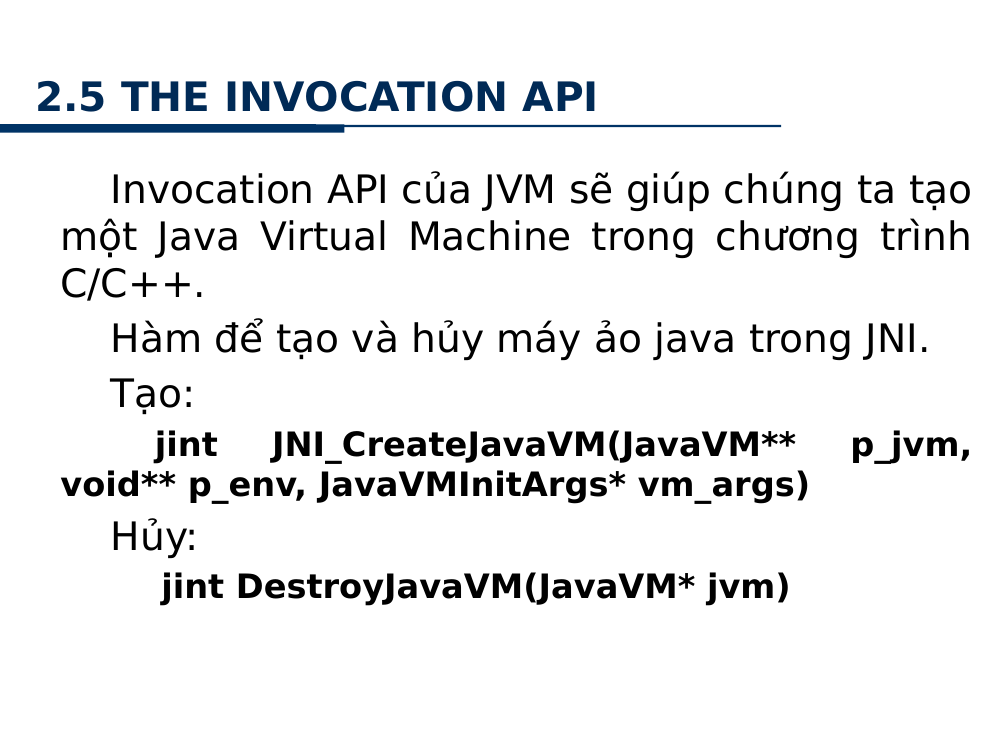
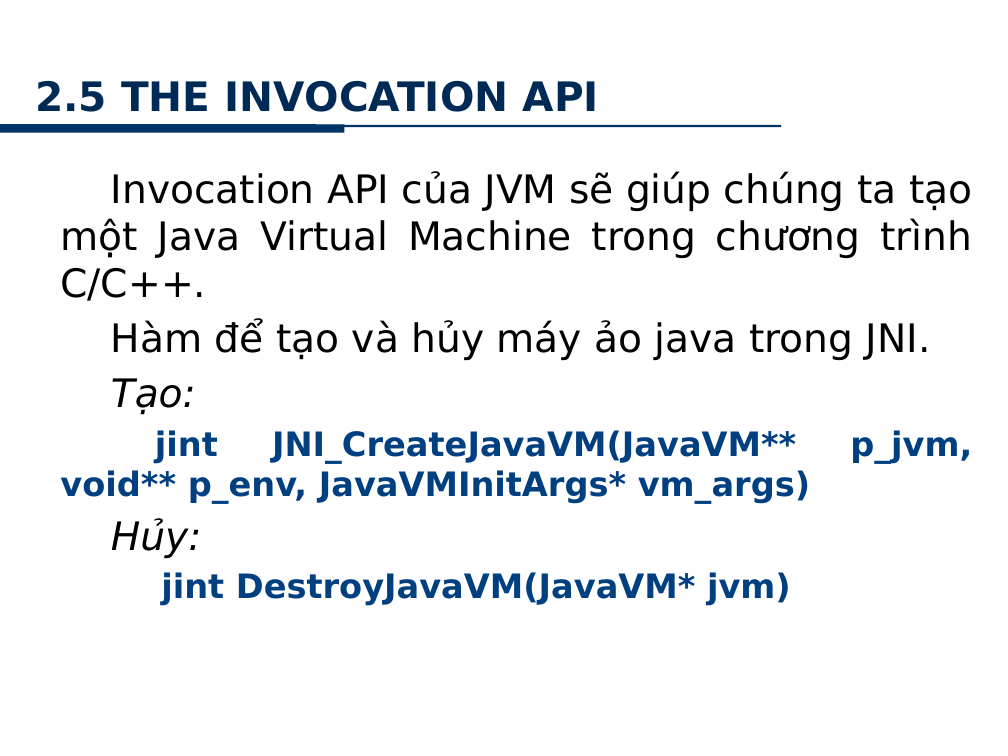
Before and after one commit to minhkhanh/UofS-Java, a slide deck: slide 25 of Seminar_JNI/Slide_00.pptx (slide 26 before the commit). Drawn at 1008x756 pixels with LibreOffice and Linux fonts; fonts in the diff are those of the drawing; background and template pictures are left out. Boxes give left, top, right and bottom in pixels: in the first picture for what was removed or moved away, otherwise in the second. Text is boxed around its words. In the diff, an @@ line names an element or a change of style, - is before the commit and + after.

```diff
--- a/Seminar_JNI/Slide_00.pptx
+++ b/Seminar_JNI/Slide_00.pptx
@@ text at [60,378,810,605]: italic on in "Tạo:", "Hủy:"; text colour #000000 to #003F80 in "jint JNI_CreateJavaVM(JavaVM** p_jvm, void** p_env, JavaVMIn ...", "jint DestroyJavaVM(JavaVM* jvm)" @@
```
Also in this commit, not shown: 15 other slides changed, 1 slide removed.
